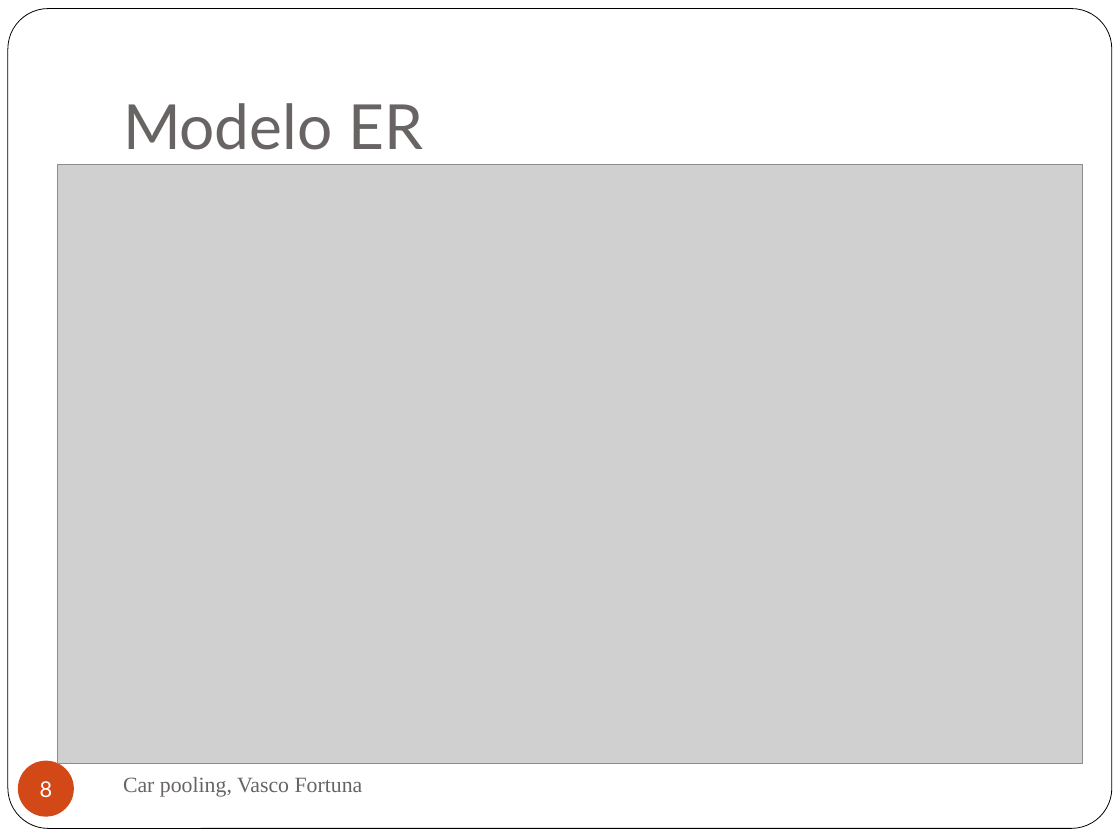
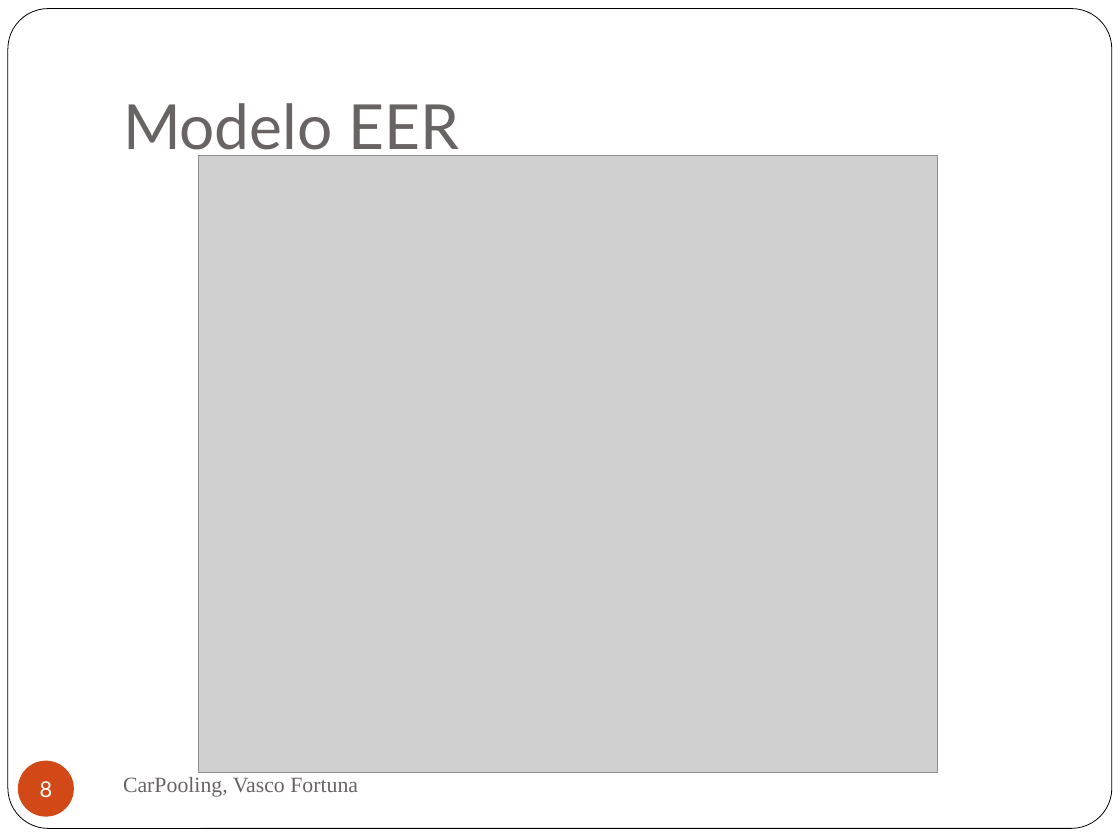
Before and after one commit to Vascomfortuna/Projeto-EI, a slide deck: slide 8 of Apresentação.pptx. Drawn at 1120x840 pixels with LibreOffice and Linux fonts; fonts in the diff are those of the drawing; grey boxes stand for pictures. Boxes give left, top, right and bottom in pixels: in the first picture for what was removed or moved away, otherwise in the second. Text is boxed around its words. In the diff, an @@ line names an element or a change of style, - is before the commit and + after.

```diff
--- a/Apresentação.pptx
+++ b/Apresentação.pptx
@@ title at <box>123,103,459,162</box>: text changed @@
-Modelo ER
+Modelo EER
@@ picture: place and size @@
-picture at <box>57,165,1083,764</box>
+picture at <box>198,156,937,773</box>
@@ text at <box>123,777,358,797</box>: text changed @@
-Car pooling, Vasco Fortuna
+CarPooling, Vasco Fortuna
```
Also in this commit, not shown: 10 other slides changed, 3 slides added, 10 other files.
